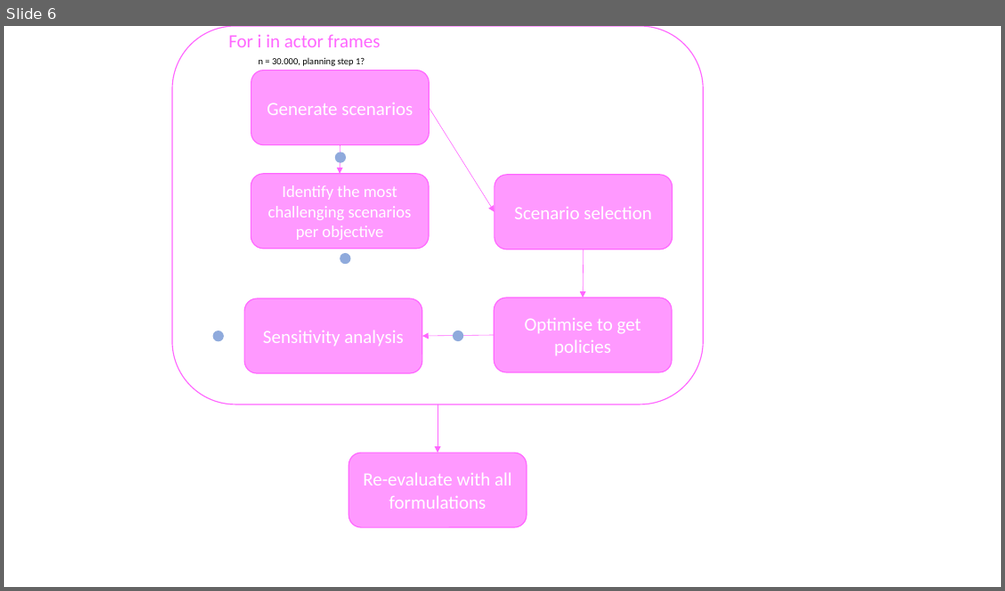
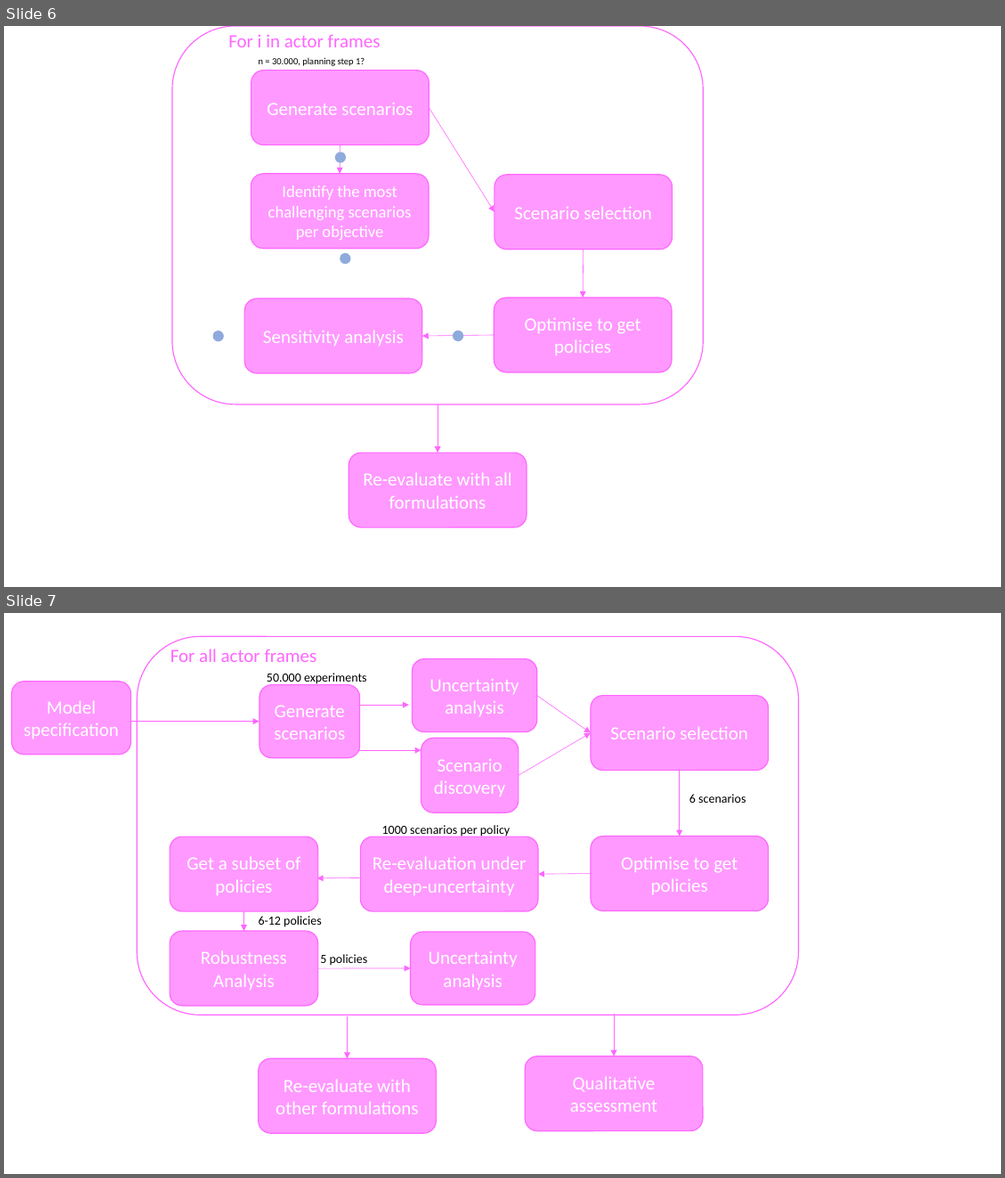
Before and after one commit to Lischip/FabiosDecisions, a slide deck: report/figures/methodology.pptx. Shown one above the other, each under a label of ours: slide 6 before the commit, slides 6 and 7 after it. The pictures are 1005x591 and 1005x1178 pixels, drawn with LibreOffice and Linux fonts; fonts in the diff are those of the drawing. Boxes give left, top, right and bottom in pixels: in the first picture for what was removed or moved away, otherwise in the second. Text is boxed around its words. In the diff, an @@ line names an element or a change of style, - is before the commit and + after.

```diff
--- a/report/figures/methodology.pptx
+++ b/report/figures/methodology.pptx
@@ slide 7 added at (4,613,1001,1174), background #FFFFFF @@
@@ rounded rectangle added at (138,636,799,1014), outline #FF66FF 1 pt @@
@@ text added at (170,649,317,662), 18 pt, text #FF66FF @@
+For all actor frames
@@ rounded rectangle added at (413,658,537,732), fill #FF99FF, outline #FF66FF 1 pt, 18 pt, text #FFFFFF @@
+Uncertainty analysis
@@ rounded rectangle added at (11,681,130,755), fill #FF99FF, outline #FF66FF 1 pt, 18 pt, text #FFFFFF @@
+Model specification
@@ rounded rectangle added at (259,685,360,758), fill #FF99FF, outline #FF66FF 1 pt, 18 pt, text #FFFFFF @@
+Generate scenarios
@@ text added at (267,673,367,686), 12 pt, text #000000 @@
+50.000 experiments
@@ arrow added from (308, 705) to (409, 705), #FF66FF 0.5 pt @@
@@ arrow added from (537, 695) to (591, 732), #FF66FF 0.5 pt @@
@@ rounded rectangle added at (591,695,769,770), fill #FF99FF, outline #FF66FF 1 pt, 18 pt, text #FFFFFF @@
+Scenario selection
@@ arrow added from (123, 722) to (259, 722), #FF66FF 0.5 pt @@
@@ rounded rectangle added at (421,738,518,812), fill #FF99FF, outline #FF66FF 1 pt, 18 pt, text #FFFFFF @@
+Scenario discovery
@@ arrow added from (518, 775) to (591, 732), #FF66FF 0.5 pt @@
@@ arrow added from (348, 751) to (421, 751), #FF66FF 0.5 pt @@
@@ arrow added from (680, 770) to (680, 835), #FF66FF 0.5 pt @@
@@ text added at (689,794,745,803), 12 pt, text #000000 @@
+6 scenarios
@@ text added at (382,825,510,837), 12 pt, text #000000 @@
+1000 scenarios per policy
@@ rounded rectangle added at (170,836,318,911), fill #FF99FF, outline #FF66FF 1 pt, 18 pt, text #FFFFFF @@
+Get a subset of policies
@@ rounded rectangle added at (361,836,539,911), fill #FF99FF, outline #FF66FF 1 pt, 18 pt, text #FFFFFF @@
+Re-evaluation under deep-uncertainty
@@ rounded rectangle added at (591,835,769,910), fill #FF99FF, outline #FF66FF 1 pt, 18 pt, text #FFFFFF @@
+Optimise to get policies
@@ arrow added from (370, 877) to (317, 878), #FF66FF 0.5 pt @@
@@ arrow added from (591, 873) to (538, 874), #FF66FF 0.5 pt @@
@@ rounded rectangle added at (170,931,318,1005), fill #FF99FF, outline #FF66FF 1 pt, 18 pt, text #FFFFFF @@
+Robustness Analysis
@@ arrow added from (244, 911) to (244, 931), #FF66FF 0.5 pt @@
@@ text added at (259,916,322,927), 12 pt, text #000000 @@
+6-12 policies
@@ rounded rectangle added at (411,932,535,1005), fill #FF99FF, outline #FF66FF 1 pt, 18 pt, text #FFFFFF @@
+Uncertainty analysis
@@ text added at (320,954,368,965), 12 pt, text #000000 @@
+5 policies
@@ arrow added from (318, 968) to (411, 968), #FF66FF 0.5 pt @@
@@ arrow added from (348, 1016) to (348, 1059), #FF66FF 0.5 pt @@
@@ arrow added from (615, 1013) to (615, 1056), #FF66FF 0.5 pt @@
@@ rounded rectangle added at (259,1059,437,1134), fill #FF99FF, outline #FF66FF 1 pt, 18 pt, text #FFFFFF @@
+Re-evaluate with other formulations
@@ rounded rectangle added at (526,1056,704,1131), fill #FF99FF, outline #FF66FF 1 pt, 18 pt, text #FFFFFF @@
+Qualitative assessment
```
Also in this commit, not shown: 2 other files.
